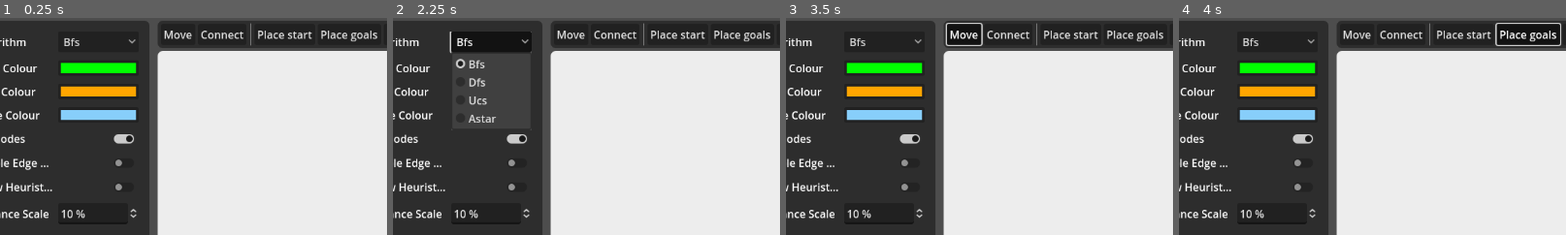
Above: before the commit, frames 1-4 (left to right).
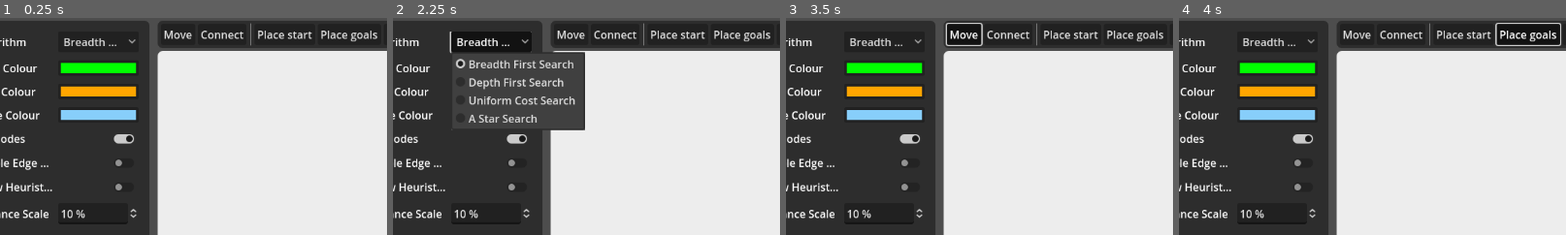
Above: after the commit, the same moments.

Repository: MattBann/Search-Tree-Traversal
Game: Godot game, scene res://scenes/main.tscn
Same seed, same stepped clock (60 frames per second), same inputs: the game is played once before the commit and once after it.
Inputs:
- Up to frame 1 (0.25 s): no input
- Up to frame 2 (2.25 s): click "Place start" at 0.5 s; click "Place start" at 1.25 s; click "Bfs" (after the commit: "Breadth First Search") at 2 s
- Up to frame 3 (3.5 s): click "Move" at 2.75 s
- Up to frame 4 (4 s): click "Place goals" at 3.5 s
The pictures show only the part of the screen within x 5-55%, y 0-50%; the shares and areas given below are measured in that part.

The runs differ from the first frame. In frame 1, 0.2% of the frame differs, in the area x 18-31%, y 9-13%; in frame 2, 4.9%, in the area x 18-50%, y 9-52%; in frame 3, 0.2%; in frame 4, 0.2%.

Commit message:
Change algorithm enum to be more descriptive

Diff:
--- a/scripts/resources/setup_data.gd
+++ b/scripts/resources/setup_data.gd
@@ -3,10 +3,10 @@
 
 
 enum Algorithm {
-	BFS,
-	DFS,
-	UCS,
-	ASTAR,
+	BREADTH_FIRST_SEARCH,
+	DEPTH_FIRST_SEARCH,
+	UNIFORM_COST_SEARCH,
+	A_STAR_SEARCH,
 }
 
 enum OptionType {
@@ -28,7 +28,7 @@
 		name = "algorithm",
 		option_type = OptionType.OPTION_LIST,
 		value_type = Algorithm,
-		value = Algorithm.BFS,
+		value = Algorithm.BREADTH_FIRST_SEARCH,
 	},
 	{
 		name = "start_colour",
